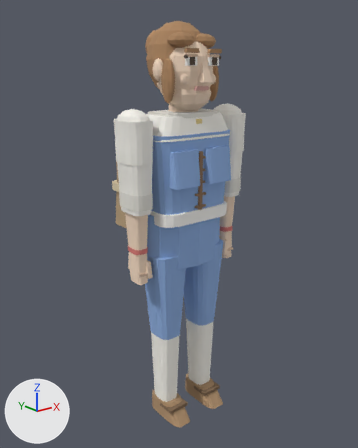
A saved change to the glTF model src/models/villagers/female.glb.
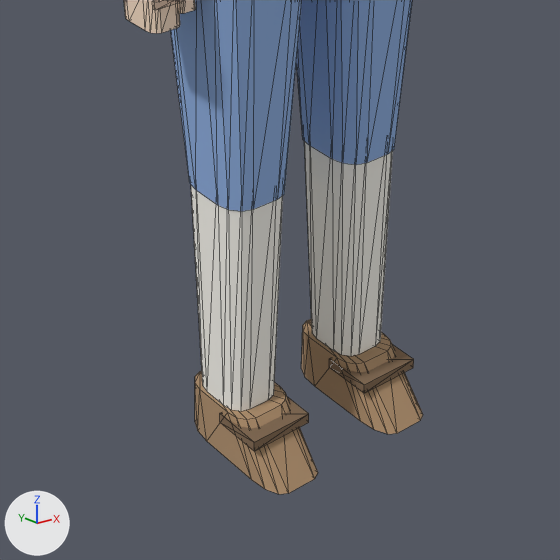
Each version is shown whole from a 50 mm camera at (-1.302, -1.598, 1.544) aimed at (0.035, 0.074, 0.875), then close up on the part from 26% to 74% of the width and 61% to 100% of the height. The axes (+X, +Y, +Z) are drawn at lower left. The lights are the same throughout. The last two pictures show the newer version. The close-ups show mesh edges as thin lines.

The scene before the commit, as lines of its bpy script (objects in view):
```python
me_leg_l_lower_shoe = bpy.data.meshes.new('Leg.L.Lower.Shoe')
me_leg_l_lower_shoe.from_pydata(...)  # 32 vertices, 60 faces; spans x 0.055..0.15, y -0.145..0.07, z 0.0..0.08
me_leg_l_lower_shoe.materials.append(mat_boots)  # brown #ad8e6c
me_leg_l_lower_strap = bpy.data.meshes.new('Leg.L.Lower.Strap')
me_leg_l_lower_strap.from_pydata(...)  # a box spanning x 0.053..0.152, y -0.1..-0.02, z 0.055..0.07
me_leg_l_lower_strap.materials.append(mat_bootsdark)  # brown #816950
me_leg_r = bpy.data.meshes.new('Leg.R')
me_leg_r.from_pydata(...)  # 32 vertices, 60 faces; spans x -0.19..-0.02, y -0.09..0.09, z 0.41..0.8
me_leg_r.materials.append(mat_tunic)  # blue #8fafe0
me_leg_r_lower_shoe = bpy.data.meshes.new('Leg.R.Lower.Shoe')
me_leg_r_lower_shoe.from_pydata(...)  # 32 vertices, 60 faces; spans x -0.15..-0.055, y -0.145..0.07, z 0.0..0.08
me_leg_r_lower_shoe.materials.append(mat_boots)  # brown #ad8e6c
me_leg_r_lower_strap = bpy.data.meshes.new('Leg.R.Lower.Strap')
me_leg_r_lower_strap.from_pydata(...)  # a box spanning x -0.152..-0.053, y -0.1..-0.02, z 0.055..0.07
me_leg_r_lower_strap.materials.append(mat_bootsdark)  # brown #816950
ob_leg_l_lower_shoe = bpy.data.objects.new('Leg.L.Lower.Shoe', me_leg_l_lower_shoe)
ob_leg_l_lower_shoe.location = (0.0, 0.0, 0.0)
ob_leg_l_lower_strap = bpy.data.objects.new('Leg.L.Lower.Strap', me_leg_l_lower_strap)
ob_leg_l_lower_strap.location = (0.0, 0.0, 0.0)
ob_leg_r = bpy.data.objects.new('Leg.R', me_leg_r)
ob_leg_r.location = (0.0, 0.0, 0.0)
ob_leg_r_lower_shoe = bpy.data.objects.new('Leg.R.Lower.Shoe', me_leg_r_lower_shoe)
ob_leg_r_lower_shoe.location = (0.0, 0.0, 0.0)
ob_leg_r_lower_strap = bpy.data.objects.new('Leg.R.Lower.Strap', me_leg_r_lower_strap)
ob_leg_r_lower_strap.location = (0.0, 0.0, 0.0)
# also in view: 'Leg.R.Lower.Shin' at (-0.102, 0.0, 0.27); 'Arm.R.Lower.Fingers' at (-0.241, -0.004, 0.725); 'Leg.L' at (0.105, 0.0, 0.605); 'Leg.L.Lower.Shin' at (0.102, 0.0, 0.27)
```
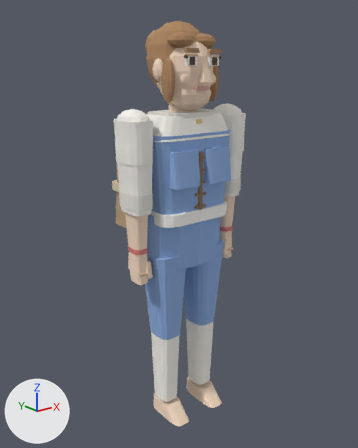
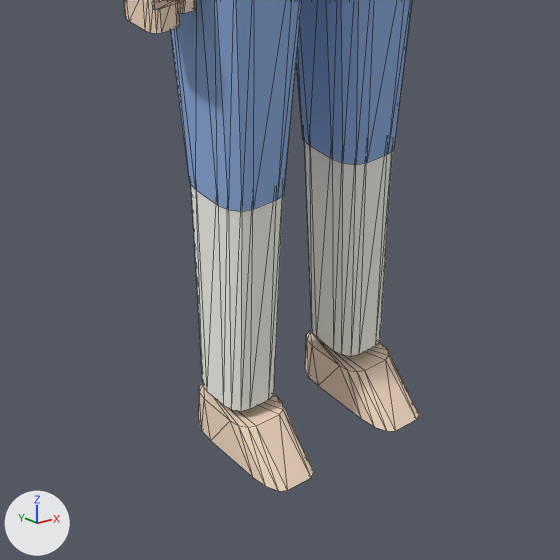
What changed in the scene script:
```text
Change me_leg_l_lower_shoe:
    used by ob_leg_l_lower_shoe; location = (0.0, 0.0, 0.0)
    remove me_leg_l_lower_shoe.from_pydata(...)  # 32 vertices, 60 faces; spans x 0.055..0.15, y -0.145..0.07, z 0.0..0.08
    remove me_leg_l_lower_shoe.materials.append(mat_boots)  # brown #ad8e6c
    add me_leg_l_lower_shoe.from_pydata(...)  # 32 vertices, 60 faces; spans x 0.06..0.145, y -0.14..0.065, z 0.0..0.064
    me_leg_l_lower_shoe part 1: the whole mesh is scaled about its middle by (0.9, 0.95, 0.8), then moved by (0.0, 0.0, -0.008)
    add me_leg_l_lower_shoe.materials.append(mat_skin)  # beige #f3dac2
Change me_leg_r_lower_shoe:
    used by ob_leg_r_lower_shoe; location = (0.0, 0.0, 0.0)
    remove me_leg_r_lower_shoe.from_pydata(...)  # 32 vertices, 60 faces; spans x -0.15..-0.055, y -0.145..0.07, z 0.0..0.08
    remove me_leg_r_lower_shoe.materials.append(mat_boots)  # brown #ad8e6c
    add me_leg_r_lower_shoe.from_pydata(...)  # 32 vertices, 60 faces; spans x -0.145..-0.06, y -0.14..0.065, z 0.0..0.064
    me_leg_r_lower_shoe part 2: the whole mesh is scaled about its middle by (0.9, 0.95, 0.8), then moved by (0.0, 0.0, -0.008)
    add me_leg_r_lower_shoe.materials.append(mat_skin)  # beige #f3dac2
Remove ob_leg_l_lower_strap:
    ob_leg_l_lower_strap = bpy.data.objects.new('Leg.L.Lower.Strap', me_leg_l_lower_strap)
    ob_leg_l_lower_strap.location = (0.0, 0.0, 0.0)
Remove ob_leg_r_lower_strap:
    ob_leg_r_lower_strap = bpy.data.objects.new('Leg.R.Lower.Strap', me_leg_r_lower_strap)
    ob_leg_r_lower_strap.location = (0.0, 0.0, 0.0)
```

Pixel boxes [x1, y1, x2, y2] of what changed, in the close-ups (560 x 560 px):
'Leg.R.Lower.Shoe', recoloured, moved, rescaled (6% narrower, 12% shorter)
    before: [195, 371, 318, 494]
    after: [199, 383, 314, 491]
'Leg.L.Lower.Shoe', recoloured, moved, rescaled (7% narrower, 12% shorter)
    before: [301, 319, 423, 434]
    after: [305, 330, 419, 431]
'Leg.R.Lower.Strap', deleted (brown)
    before: [220, 397, 309, 451]
'Leg.L.Lower.Strap', deleted (brown)
    before: [329, 344, 414, 393]
